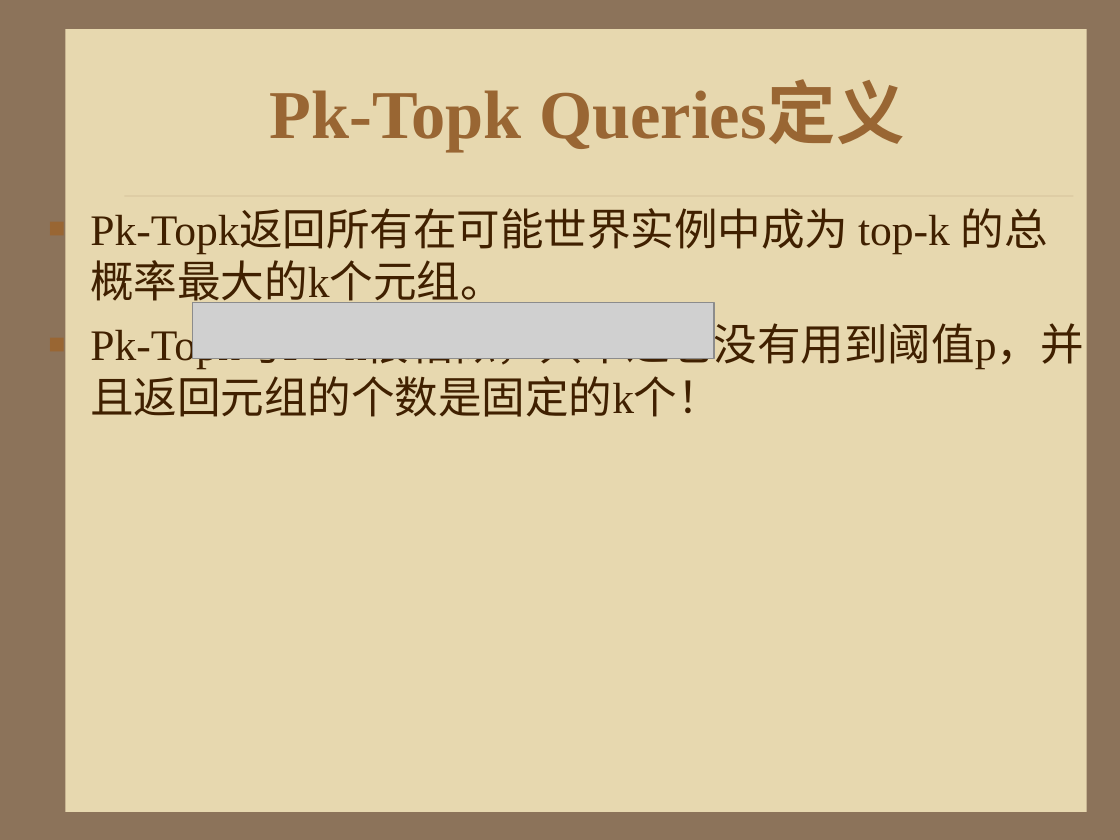
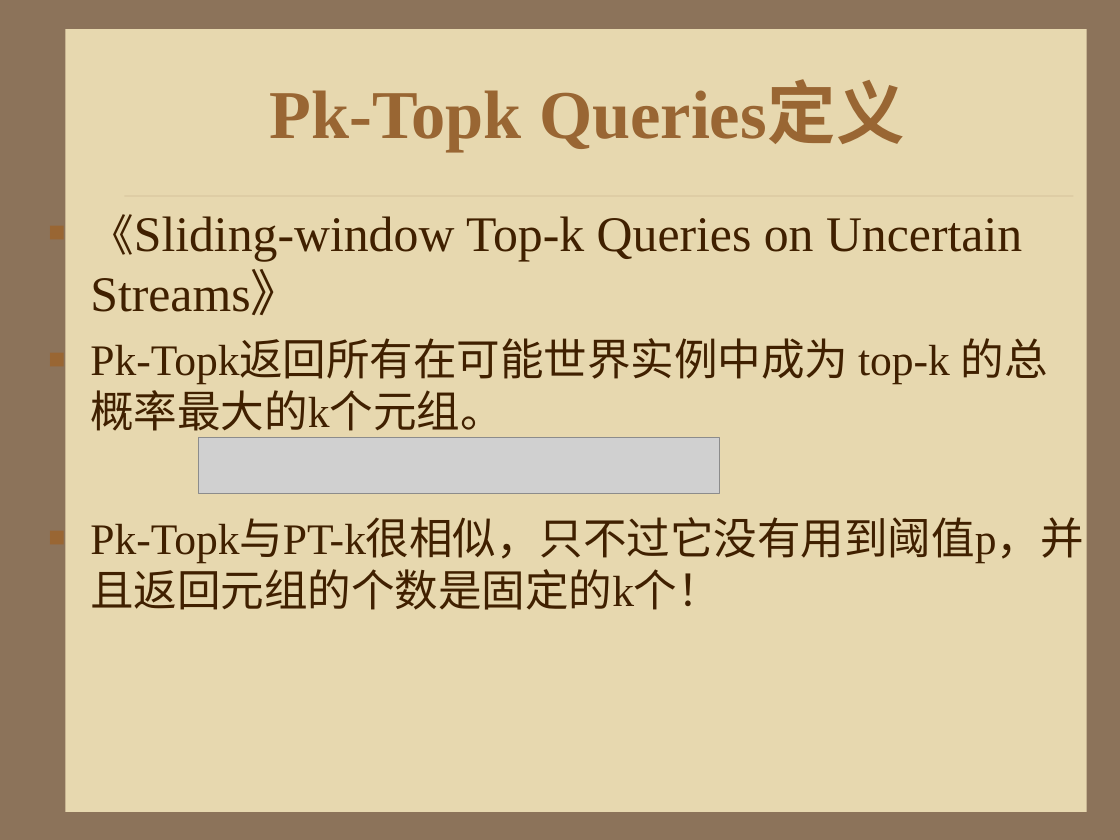
Before and after one commit to HiltonWei/wpstest, a slide deck: slide 16 of branches/区钺坚/读书报告/不确定性数据的查询分析处理.ppt. Drawn at 1120x840 pixels with LibreOffice and Linux fonts; fonts in the diff are those of the drawing; grey boxes stand for pictures; background and template pictures are left out. Boxes give left, top, right and bottom in pixels: in the first picture for what was removed or moved away, otherwise in the second. Text is boxed around its words. In the diff, an @@ line names an element or a change of style, - is before the commit and + after.

```diff
--- a/branches/区钺坚/读书报告/不确定性数据的查询分析处理.ppt
+++ b/branches/区钺坚/读书报告/不确定性数据的查询分析处理.ppt
@@ text at box(90, 214, 1022, 315): paragraph added @@
+■ 《Sliding-window Top-k Queries on Uncertain Streams》
@@ picture: place and size @@
-picture at box(193, 302, 713, 358)
+picture at box(198, 438, 719, 494)
```
Also in this commit, not shown: 12 other slides changed.
